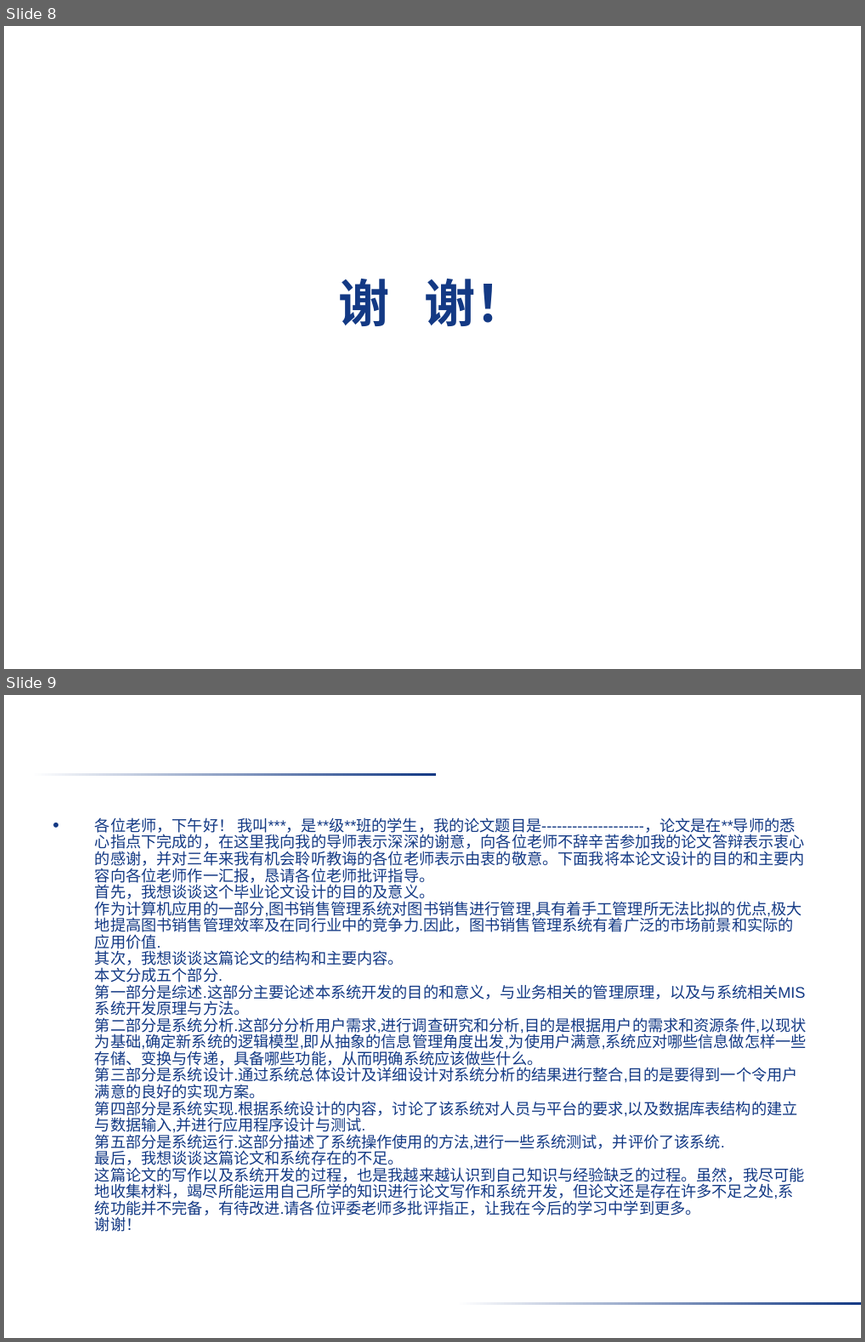
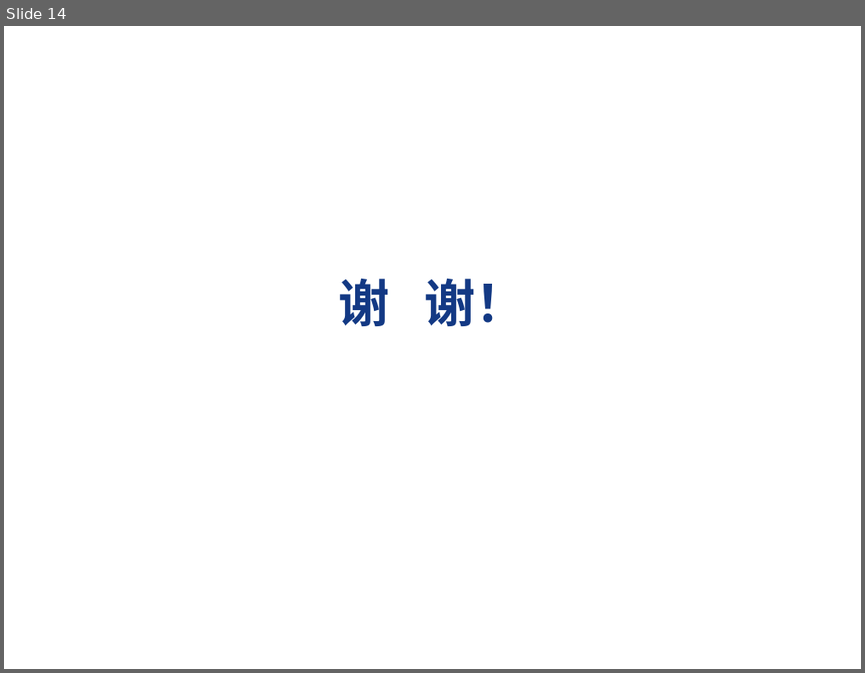
Before and after one commit to VirtuosWangH/Starling-Box2D-SiegeDuel, a slide deck: paper/学院模板/软件学院在职工程硕士答辩用PPT模板_1354065567253.ppt. Shown one above the other, each under a label of ours: slides 8 and 9 before the commit, slide 14 after it. The pictures are 865x1342 and 865x673 pixels, drawn with LibreOffice and Linux fonts; fonts in the diff are those of the drawing; background and template pictures are left out. Boxes give left, top, right and bottom in pixels: in the first picture for what was removed or moved away, otherwise in the second. Text is boxed around its words. In the diff, an @@ line names an element or a change of style, - is before the commit and + after.

```diff
--- a/paper/学院模板/软件学院在职工程硕士答辩用PPT模板_1354065567253.ppt
+++ b/paper/学院模板/软件学院在职工程硕士答辩用PPT模板_1354065567253.ppt
@@ slide 9 removed at [4, 695, 861, 1338], background picture (left out) @@
@@ rectangle removed at [30, 773, 435, 776] @@
@@ text removed at [95, 817, 806, 1231] @@
-• 各位老师，下午好！ 我叫***，是**级**班的学生，我的论文题目是--------------------，论文是在**导师的悉心指点下完成的，在这里我向我的导师表示深深的谢意，向各位老师不辞辛苦参加我的论文答辩表示衷心的感谢，并对三年来我有机会聆听教诲的各位老师表示由衷的敬意。下面我将本论文设计的目的和主要内容向各位老师作一汇报，恳请各位老师批评指导。
-  首先，我想谈谈这个毕业论文设计的目的及意义。
-  作为计算机应用的一部分,图书销售管理系统对图书销售进行管理,具有着手工管理所无法比拟的优点,极大地提高图书销售管理效率及在同行业中的竞争力.因此，图书销售管理系统有着广泛的市场前景和实际的应用价值.
-  其次，我想谈谈这篇论文的结构和主要内容。
-  本文分成五个部分.
-  第一部分是综述.这部分主要论述本系统开发的目的和意义，与业务相关的管理原理，以及与系统相关MIS系统开发原理与方法。
-  第二部分是系统分析.这部分分析用户需求,进行调查研究和分析,目的是根据用户的需求和资源条件,以现状为基础,确定新系统的逻辑模型,即从抽象的信息管理角度出发,为使用户满意,系统应对哪些信息做怎样一些存储、变换与传递，具备哪些功能，从而明确系统应该做些什么。
-  第三部分是系统设计.通过系统总体设计及详细设计对系统分析的结果进行整合,目的是要得到一个令用户满意的良好的实现方案。
-  第四部分是系统实现.根据系统设计的内容，讨论了该系统对人员与平台的要求,以及数据库表结构的建立与数据输入,并进行应用程序设计与测试.
-  第五部分是系统运行.这部分描述了系统操作使用的方法,进行一些系统测试，并评价了该系统.
-  最后，我想谈谈这篇论文和系统存在的不足。
-  这篇论文的写作以及系统开发的过程，也是我越来越认识到自己知识与经验缺乏的过程。虽然，我尽可能地收集材料，竭尽所能运用自己所学的知识进行论文写作和系统开发，但论文还是存在许多不足之处,系统功能并不完备，有待改进.请各位评委老师多批评指正，让我在今后的学习中学到更多。
-  谢谢！
@@ rectangle removed at [456, 1302, 861, 1304] @@
@@ what was slide 8 is now slide 14 @@
```
Also in this commit, not shown: 1 slide changed, 10 slides added, 4 other slides removed, 1 other file.
